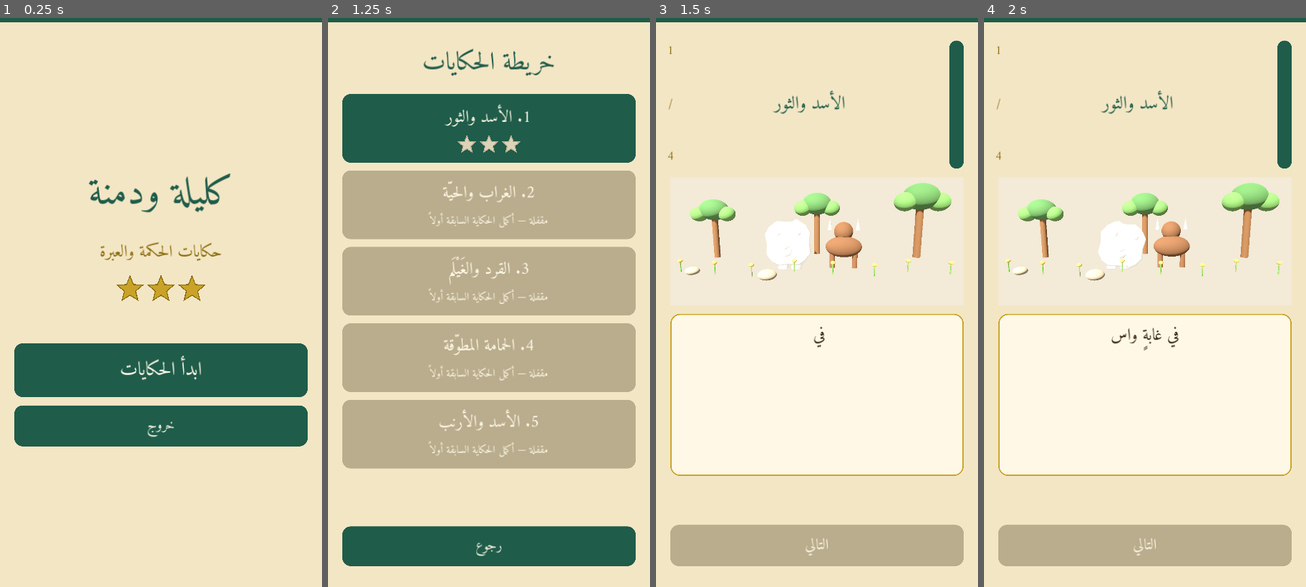
Above: before the commit, frames 1-4 (left to right).
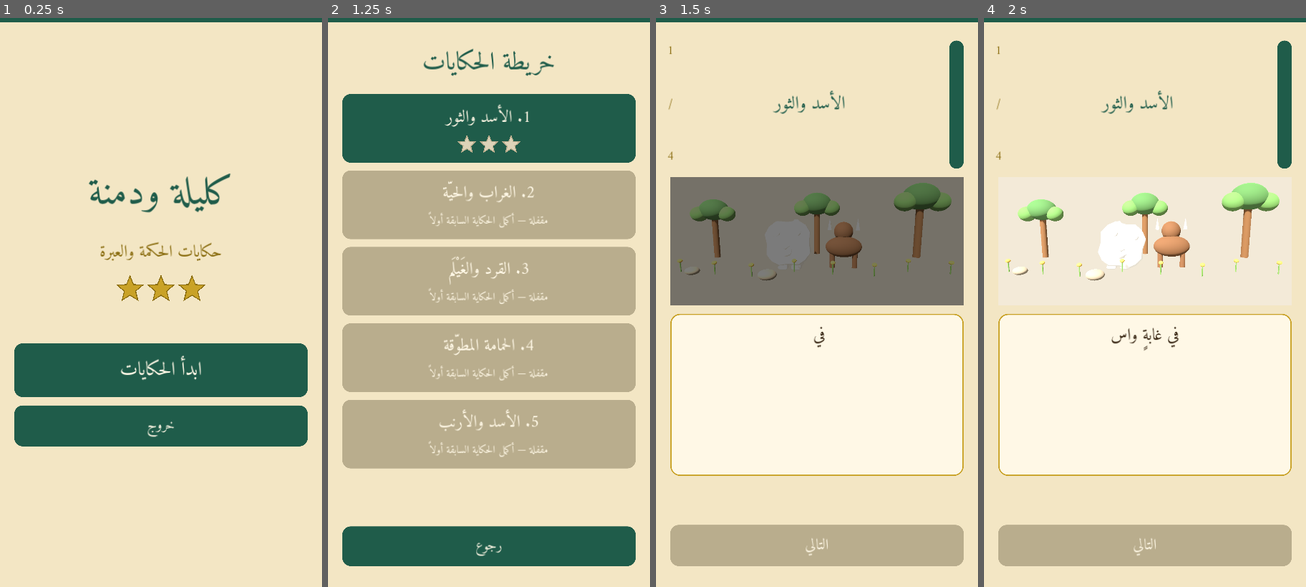
Above: after the commit, the same moments.

Repository: bdssmdkacem-dot/Kalila-Dimna
Game: Godot game, scene res://scenes/main_menu.tscn
Same seed, same stepped clock (60 frames per second), same inputs: the game is played once before the commit and once after it.
Inputs (mouse positions are in pixels of both pictures, inside the frame that each line leads up to):
- Up to frame 1 (0.25 s): no input
- Up to frame 2 (1.25 s): click "ابدأ الحكايات" at 0.5 s
- Up to frame 3 (1.5 s): click (817, 126) at 1.25 s
- Up to frame 4 (2 s): no input

Frames 1-2 are identical in both runs. In frame 3, 21% of the frame differs, in the area x 4-96%, y 27-51%; in frame 4, nothing differs.

Commit message:
feat(story): add cinematic lion and bull first encounter

Diff:
--- a/ui/animal_stage.gd
+++ b/ui/animal_stage.gd
@@ -15,6 +15,11 @@
 var environment_root: Node3D
 var camera: Camera3D
 var time := 0.0
+var segment_time := 0.0
+var segment_duration := 3.0
+var active_story_id := ""
+var active_segment_index := -1
+var transition_fade: ColorRect
 
 func _ready() -> void:
     custom_minimum_size = Vector2(0, 430)
@@ -26,6 +31,12 @@
     container.stretch = true
     container.mouse_filter = Control.MOUSE_FILTER_IGNORE
     add_child(container)
+
+    transition_fade = ColorRect.new()
+    transition_fade.set_anchors_and_offsets_preset(Control.PRESET_FULL_RECT)
+    transition_fade.color = Color(0, 0, 0, 0)
+    transition_fade.mouse_filter = Control.MOUSE_FILTER_IGNORE
+    add_child(transition_fade)
 
     viewport = SubViewport.new()
     viewport.size = Vector2i(900, 430)
@@ -78,6 +89,11 @@
     world_root.add_child(actor_root)
 
 func show_segment(story_id: String, segment_index: int) -> void:
+    active_story_id = story_id
+    active_segment_index = segment_index
+    segment_time = 0.0
+    if transition_fade:
+        transition_fade.color.a = 1.0
     _clear_environment()
     _build_story_environment(story_id, segment_index)
     _clear_actor()
@@ -89,6 +105,86 @@
         actor.scale = Vector3.ONE * (0.95 if actors.size() > 1 else 1.15)
         actor_root.add_child(actor)
     actor_root.rotation.y = deg_to_rad(-6.0 + float(segment_index) * 4.0)
+    _apply_story_segment_pose(story_id, segment_index)
+    if transition_fade:
+        var fade_tween := create_tween()
+        fade_tween.tween_property(transition_fade, "color:a", 0.0, 0.38)
+
+func start_cinematic(segment_index: int, duration: float) -> void:
+    active_segment_index = segment_index
+    segment_time = 0.0
+    segment_duration = maxf(1.0, duration)
+
+func _apply_story_segment_pose(story_id: String, segment_index: int) -> void:
+    if story_id != "lion_bull" or actor_root == null or camera == null:
+        return
+    var lion := actor_root.get_node_or_null("lion") as Node3D
+    var bull := actor_root.get_node_or_null("bull") as Node3D
+    if lion:
+        lion.visible = true
+    if bull:
+        bull.visible = true
+
+    # The first encounter is staged as a reveal: hear the mysterious sound,
+    # follow the lion, then reveal the bull before the first dialogue exchange.
+    match segment_index:
+        8, 9, 10:
+            if bull:
+                bull.visible = false
+            camera.position = Vector3(0.0, 2.15, 6.8)
+            camera.look_at(Vector3(0, 1.05, 0))
+        11:
+            if bull:
+                bull.visible = true
+                bull.modulate = Color(0.82, 0.82, 0.82, 1.0)
+            camera.position = Vector3(0.2, 2.0, 6.5)
+            camera.look_at(Vector3(0, 1.0, 0))
+        12:
+            if bull:
+                bull.visible = true
+            camera.position = Vector3(0.0, 2.0, 6.1)
+            camera.look_at(Vector3(0, 1.05, 0))
+        _:
+            camera.position = Vector3(0, 2.1, 7.2)
+            camera.look_at(Vector3(0, 1.0, 0))
+
+func _animate_story_segment(delta: float) -> void:
+    if active_story_id != "lion_bull" or active_segment_index < 8 or active_segment_index > 12:
+        return
+    segment_time += delta
+    var p := clampf(segment_time / segment_duration, 0.0, 1.0)
+    var lion := actor_root.get_node_or_null("lion") as Node3D
+    var bull := actor_root.get_node_or_null("bull") as Node3D
+    if lion == null or camera == null:
+        return
+
+    if active_segment_index == 8:
+        # Surprise: a small head/body reaction, followed by stillness.
+        lion.rotation.y = lerpf(lion.rotation.y, deg_to_rad(-18.0 + sin(segment_time * 3.0) * 2.0), minf(delta * 5.0, 1.0))
+        camera.position = camera.position.lerp(Vector3(0.15, 2.25, 6.65), minf(delta * 1.8, 1.0))
+    elif active_segment_index == 9:
+        # Narrator holds on the forest while the lion listens.
+        camera.position = camera.position.lerp(Vector3(0.0, 2.35, 7.6), minf(delta * 1.4, 1.0))
+        lion.rotation.y = lerpf(lion.rotation.y, deg_to_rad(8.0), minf(delta * 2.0, 1.0))
+    elif active_segment_index == 10:
+        # The lion begins moving toward the sound.
+        lion.position.x = lerpf(lion.position.x, 0.65, minf(delta * 0.65, 1.0))
+        lion.rotation.y = lerpf(lion.rotation.y, deg_to_rad(-8.0), minf(delta * 2.0, 1.0))
+        camera.position = camera.position.lerp(Vector3(0.25, 2.1, 6.9), minf(delta * 1.5, 1.0))
+    elif active_segment_index == 11:
+        # Reveal the bull gradually and move the camera toward both characters.
+        if bull:
+            bull.visible = true
+            bull.modulate = Color(1, 1, 1, clampf(p * 1.6, 0.0, 1.0))
+        camera.position = camera.position.lerp(Vector3(0.0, 1.95, 5.7), minf(delta * 1.7, 1.0))
+    elif active_segment_index == 12:
+        # First direct confrontation: both animals settle into a calm two-shot.
+        if bull:
+            bull.visible = true
+            bull.modulate = Color.WHITE
+        lion.position.x = lerpf(lion.position.x, -0.9, minf(delta * 1.2, 1.0))
+        camera.position = camera.position.lerp(Vector3(0.0, 2.0, 5.2), minf(delta * 1.6, 1.0))
+    camera.look_at(Vector3(0, 1.0, 0))
 
 func _clear_environment() -> void:
     if environment_root == null:
@@ -215,6 +311,7 @@
 
 func _process(delta: float) -> void:
     time += delta
+    _animate_story_segment(delta)
     if actor_root:
         actor_root.position.y = sin(time * 1.8) * 0.035
         for child in actor_root.get_children():
